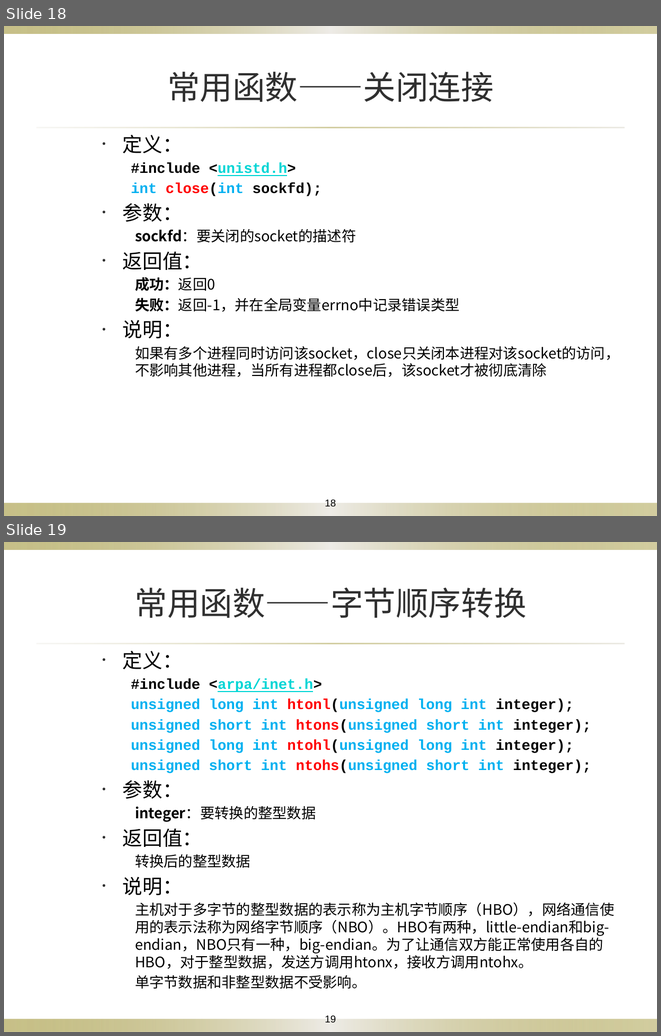
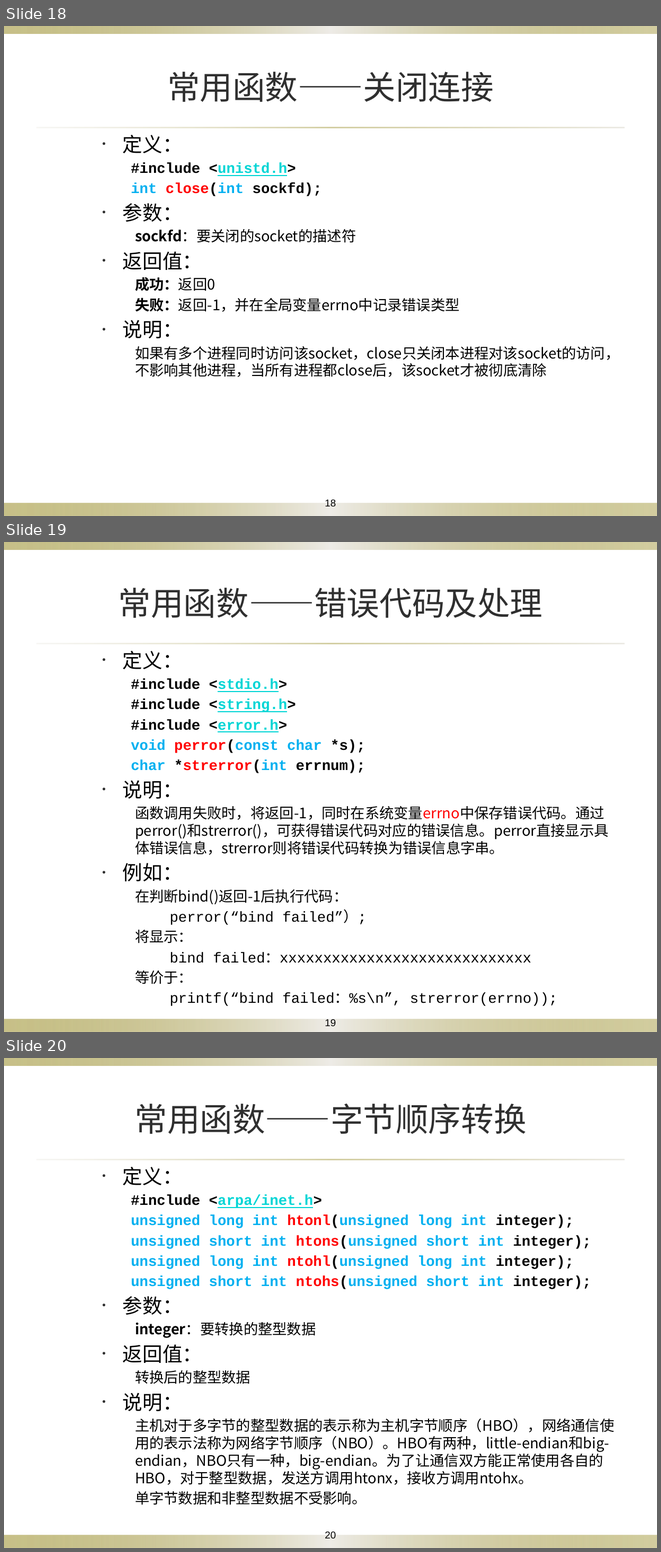
Before and after one commit to Otomadmt/NetCom_Course_Repo, a slide deck: Exp_3/socket通信程序设计.pptx. Shown one above the other, each under a label of ours: slides 18 and 19 before the commit, slides 18, 19 and 20 after it. The pictures are 661x1036 and 661x1552 pixels, drawn with LibreOffice and Linux fonts; fonts in the diff are those of the drawing; background and template pictures are left out. Boxes give left, top, right and bottom in pixels: in the first picture for what was removed or moved away, otherwise in the second. Text is boxed around its words. In the diff, an @@ line names an element or a change of style, - is before the commit and + after.

```diff
--- a/Exp_3/socket通信程序设计.pptx
+++ b/Exp_3/socket通信程序设计.pptx
@@ slide 19 added at box(4, 542, 657, 1032), background picture (left out); not listed: 3 template elements that a slide beside it also shows @@
@@ title added at box(118, 588, 543, 618), 36 pt, text #2F2F2F @@
+常用函数——错误代码及处理
@@ text added at box(123, 651, 609, 1006), 16 pt, text #000000 @@
+  • 定义：
+  #include <stdio.h>
+  #include <string.h>
+  #include <error.h>
+  void perror(const char *s);
+  char *strerror(int errnum);
+  • 说明：
+    函数调用失败时，将返回-1，同时在系统变量errno中保存错误代码。通过perror()和strerror()，可获得错误代码对应的错误信息。perror直接显示具体错误信息，strerror则将错误代码转换为错误信息字串。
+  • 例如：
+    在判断bind()返回-1后执行代码：
+    perror(“bind failed”）;
+    将显示：
+    bind failed：xxxxxxxxxxxxxxxxxxxxxxxxxxxxx
+    等价于：
+    printf(“bind failed：%s\n”, strerror(errno));
@@ page number added at box(325, 1019, 336, 1026), 11 pt, text #000000 @@
+19
@@ what was slide 19 is now slide 20 @@
@@ page number at box(325, 1531, 336, 1538): text changed @@
-19
+20
```
Also in this commit, not shown: 6 slides changed, 2 other slides added, 18 other files.
